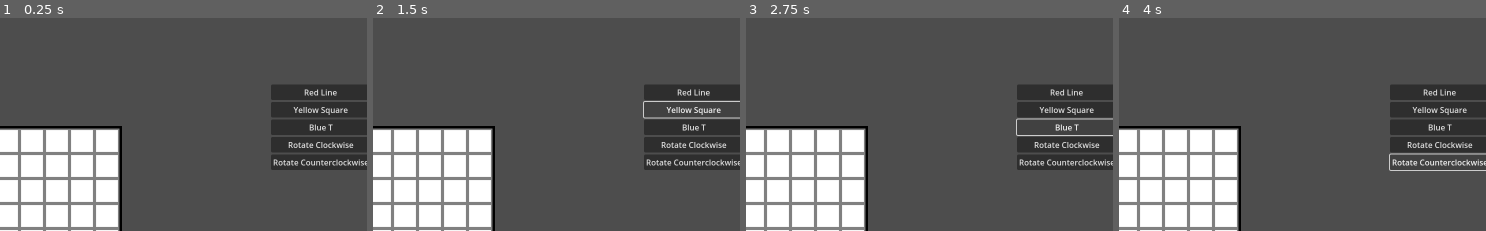
Above: before the commit, frames 1-4 (left to right).
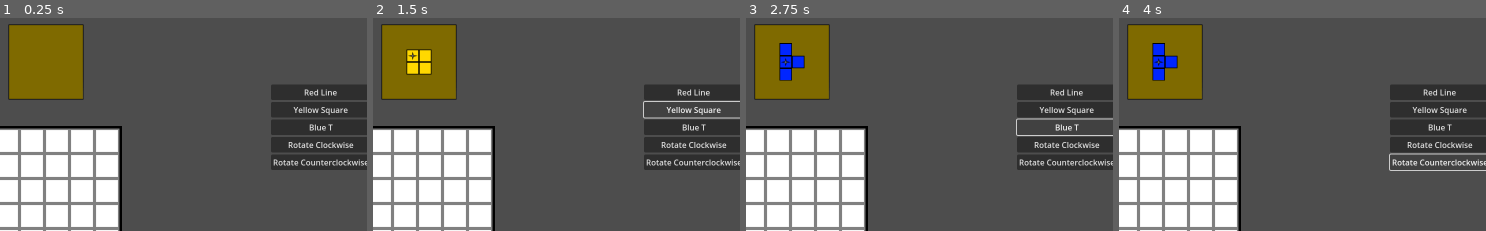
Above: after the commit, the same moments.

Repository: VincentBorchardt/Skremplets-Puzzle-Game-RPJ-2025
Game: Godot game, scene res://scenes/play_scene_test.tscn
Two runs of this game, one before a commit and one after it. Both use one fixed random seed, a clock stepped at 60 frames per second and the inputs below. The project has no main scene, so this scene is started directly.
Inputs:
- Up to frame 1 (0.25 s): no input
- Up to frame 2 (1.5 s): click "Red Line" at 0.5 s; click "Yellow Square" at 1.25 s
- Up to frame 3 (2.75 s): click "Blue T" at 2 s
- Up to frame 4 (4 s): click "Rotate Clockwise" at 2.75 s; click "Rotate Counterclockwise" at 3.5 s
The pictures show only the part of the screen within x 5-55%, y 0-50%; the shares and areas given below are measured in that part.

The runs differ from the first frame. In frame 1, 7.4% of the frame differs, in the area x 2-23%, y 2-39%; in frame 2, 7.4%; in frame 3, 7.4%; in frame 4, 7.4%.

Commit message:
PreviewBox added, PowerUpBar started
Mostly copying stuff over, though there's a new scaling factor to make the box smaller.

Diff:
--- a/scenes/play_scene_test.tscn
+++ b/scenes/play_scene_test.tscn
@@ -1,8 +1,9 @@
-[gd_scene load_steps=4 format=3 uid="uid://bgdtshogglm73"]
+[gd_scene load_steps=5 format=3 uid="uid://bgdtshogglm73"]
 
 [ext_resource type="PackedScene" uid="uid://btqyofq3jfh3h" path="res://scenes/play_grid.tscn" id="1_g6us7"]
 [ext_resource type="PackedScene" uid="uid://b2w6sitg20dna" path="res://scenes/neutral_grid.tscn" id="2_ehd68"]
 [ext_resource type="PackedScene" uid="uid://ccanpro3dipby" path="res://scenes/piece_box.tscn" id="2_lixwp"]
+[ext_resource type="PackedScene" uid="uid://ctskks742behs" path="res://scenes/preview_box.tscn" id="4_4xqvm"]
 
 [node name="PlaySceneTest" type="Node2D"]
 
@@ -21,3 +22,9 @@
 offset_top = 167.0
 offset_right = 898.0
 offset_bottom = 338.0
+
+[node name="PreviewBox" parent="." instance=ExtResource("4_4xqvm")]
+offset_left = 248.0
+offset_top = 122.0
+offset_right = 248.0
+offset_bottom = 122.0
--- /dev/null
+++ b/scenes/power_up_bar.tscn
@@ -0,0 +1,9 @@
+[gd_scene load_steps=2 format=3 uid="uid://b1xn1nbqsoyaa"]
+
+[ext_resource type="Script" uid="uid://bvlth5wolcpjw" path="res://scripts/power_up_bar.gd" id="1_3tbmx"]
+
+[node name="PowerUpBar" type="ProgressBar"]
+offset_right = 40.0
+offset_bottom = 400.0
+fill_mode = 3
+script = ExtResource("1_3tbmx")
--- /dev/null
+++ b/scenes/preview_box.tscn
@@ -0,0 +1,19 @@
+[gd_scene load_steps=3 format=3 uid="uid://ctskks742behs"]
+
+[ext_resource type="Script" uid="uid://bmj0rr4aesvfo" path="res://scripts/preview_box.gd" id="1_gkx2b"]
+[ext_resource type="Texture2D" uid="uid://wwiebtlnffft" path="res://assets/preview_box_temp.png" id="2_2yskm"]
+
+[node name="PreviewBox" type="Control"]
+layout_mode = 3
+anchors_preset = 15
+anchor_right = 1.0
+anchor_bottom = 1.0
+grow_horizontal = 2
+grow_vertical = 2
+script = ExtResource("1_gkx2b")
+metadata/_custom_type_script = "uid://bmj0rr4aesvfo"
+
+[node name="BoxImage" type="Sprite2D" parent="."]
+texture = ExtResource("2_2yskm")
+
+[node name="PieceImage" type="Sprite2D" parent="."]
--- /dev/null
+++ b/scripts/power_up_bar.gd
@@ -0,0 +1,6 @@
+extends ProgressBar
+# TODO This probably will become TextureProgressBar once final graphics come in
+
+@export var bar_owner: Player
+
+enum Player {PLAYER_1, PLAYER_2, UNOWNED}
--- /dev/null
+++ b/scripts/preview_box.gd
@@ -0,0 +1,17 @@
+class_name PreviewBox extends Control
+
+# TODO Boxes are currently linked, need to say owner as well
+# Won't come until Inventory is generalized, coming later
+
+func _ready() -> void:
+	Inventory.current_piece_changed.connect(_on_inventory_current_piece_changed)
+
+func _on_inventory_current_piece_changed(new_piece):
+	if new_piece == null:
+		$PieceImage.visible = false
+	else:
+		$PieceImage.texture = new_piece.image
+		$PieceImage.rotation = new_piece.rotation
+		# TODO make this more general compared to how big the image is (and maybe the size of the box)
+		$PieceImage.scale = Vector2(0.5, 0.5)
+		$PieceImage.visible = true
Binary file added: assets/preview_box_temp.png
Not shown, added: assets/preview_box_temp.png.import
Not shown, added: scripts/power_up_bar.gd.uid
Not shown, added: scripts/preview_box.gd.uid
